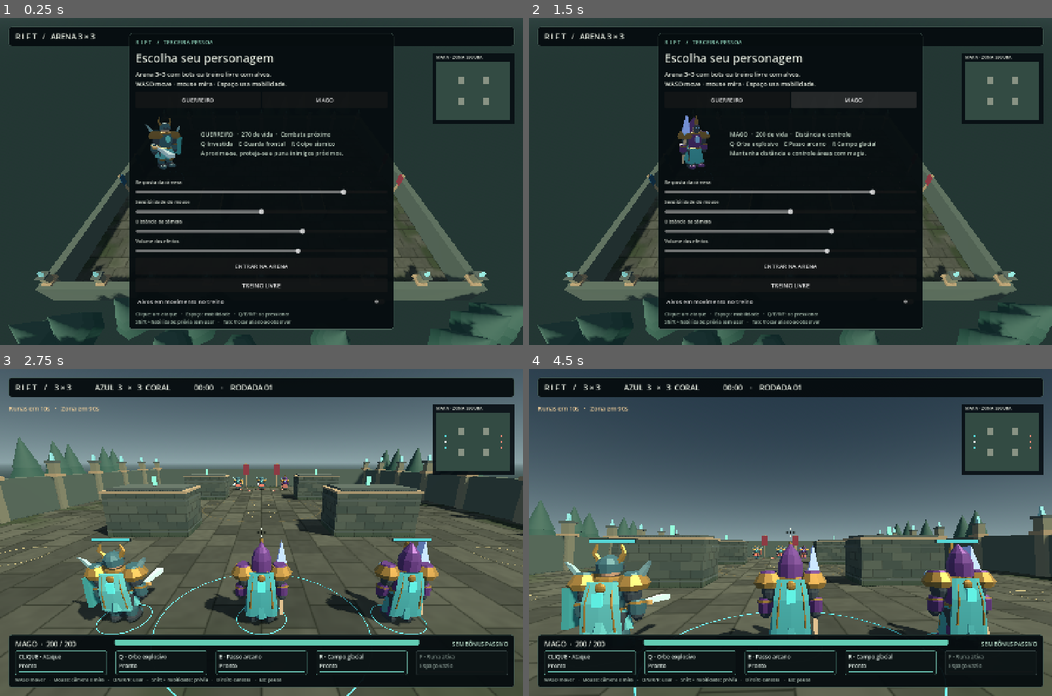
Above: before the commit, frames 1-4 (two rows, left to right).
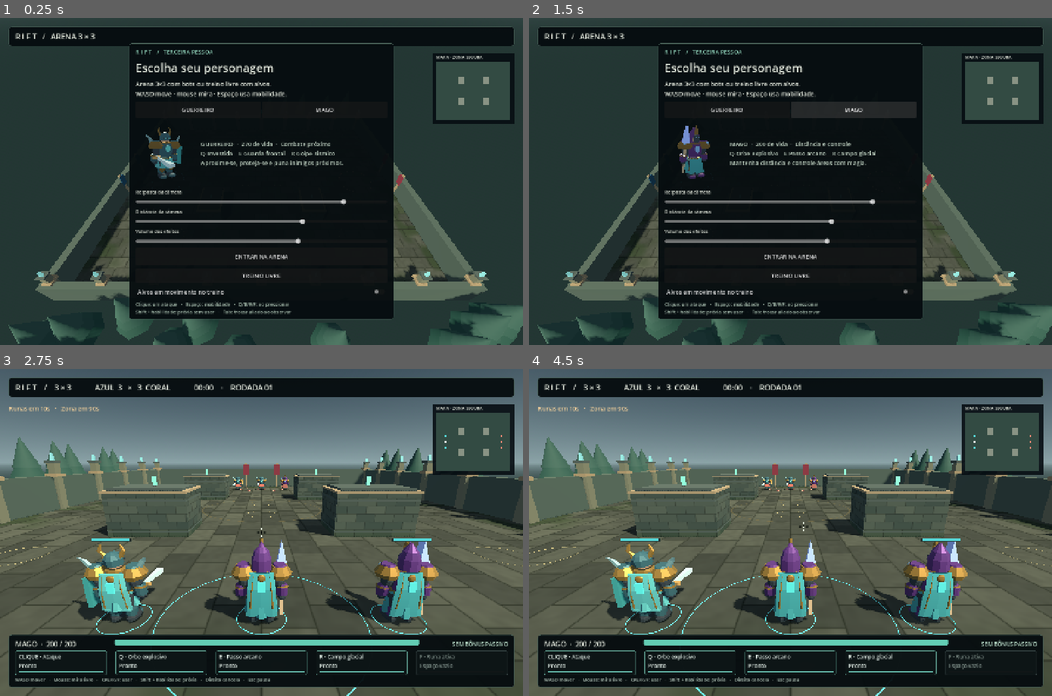
Above: after the commit, the same moments.

Repository: eduardo-aop/JoguinhoO
Game: Godot game, scene res://scenes/arena.tscn
Two runs of this game, one before a commit and one after it. Both use one fixed random seed, a clock stepped at 60 frames per second and the inputs below.
Inputs (mouse positions are in pixels of both pictures, inside the frame that each line leads up to):
- Up to frame 1 (0.25 s): no input
- Up to frame 2 (1.5 s): click "GUERREIRO" at 0.5 s; click "MAGO" at 1.25 s
- Up to frame 3 (2.75 s): click "ENTRAR NA ARENA" at 2 s
- Up to frame 4 (4.5 s): tap Enter at 2.75 s; move the mouse to (816, 532) at 2.77 s; hold W (move_forward) from 2.78 s (still down); tap E at 2.85, 3.8 s; click (816, 532) at 2.92 s; tap Space at 3.02, 3.77 s; move the mouse to (764, 532) at 3.52 s; tap Shift at 3.6 s; click (764, 532) at 3.67 s; move the mouse to (800, 525) at 4.27 s; tap Q at 4.35 s; click (800, 525) at 4.42 s

The runs differ from the first frame. In frame 1, 8.8% of the frame differs, in the area x 24-76%, y 4-96%; in frame 2, 10%; in frame 3, 0.3%; in frame 4, 56%, in the area x 0-100%, y 0-100%.

Commit message:
fix: libera cursor para mirar sem girar a camera

Diff:
--- /dev/null
+++ b/docs/validacao-cursor-livre/report.json
@@ -0,0 +1,204 @@
+{
+  "generated_utc": "2026-09-11T18:38:31.425509+00:00",
+  "project": "JoguinhoO",
+  "tests": [
+    {
+      "name": "hazard_response",
+      "checks": 12,
+      "failures": 0,
+      "exit_code": 0,
+      "script_errors": false,
+      "unexpected_errors": [],
+      "environment_warnings": [
+        "ERROR: Failed to open 'user://logs/godot2026-09-11T15.38.31.log'.",
+        "ERROR: Failed to open log file for writing: user://logs/godot.log",
+        "ERROR: Condition \"ret != noErr\" is true. Returning: \"\""
+      ],
+      "passed": true
+    },
+    {
+      "name": "quickcast",
+      "checks": 29,
+      "failures": 0,
+      "exit_code": 0,
+      "script_errors": false,
+      "unexpected_errors": [],
+      "environment_warnings": [
+        "ERROR: Failed to open 'user://logs/godot2026-09-11T15.38.31.log'.",
+        "ERROR: Failed to open log file for writing: user://logs/godot.log",
+        "ERROR: Condition \"ret != noErr\" is true. Returning: \"\""
+      ],
+      "passed": true
+    },
+    {
+      "name": "brawler",
+      "checks": 25,
+      "failures": 0,
+      "exit_code": 0,
+      "script_errors": false,
+      "unexpected_errors": [],
+      "environment_warnings": [
+        "ERROR: Failed to open 'user://logs/godot2026-09-11T15.38.32.log'.",
+        "ERROR: Failed to open log file for writing: user://logs/godot.log",
+        "ERROR: Condition \"ret != noErr\" is true. Returning: \"\""
+      ],
+      "passed": true
+    },
+    {
+      "name": "suite",
+      "checks": 67,
+      "failures": 0,
+      "exit_code": 0,
+      "script_errors": false,
+      "unexpected_errors": [],
+      "environment_warnings": [
+        "ERROR: Failed to open 'user://logs/godot2026-09-11T15.38.32.log'.",
+        "ERROR: Failed to open log file for writing: user://logs/godot.log",
+        "ERROR: Condition \"ret != noErr\" is true. Returning: \"\""
+      ],
+      "passed": true
+    },
+    {
+      "name": "polish",
+      "checks": 20,
+      "failures": 0,
+      "exit_code": 0,
+      "script_errors": false,
+      "unexpected_errors": [],
+      "environment_warnings": [
+        "ERROR: Failed to open 'user://logs/godot2026-09-11T15.38.34.log'.",
+        "ERROR: Failed to open log file for writing: user://logs/godot.log",
+        "ERROR: Condition \"ret != noErr\" is true. Returning: \"\""
+      ],
+      "passed": true
+    },
+    {
+      "name": "control",
+      "checks": 19,
+      "failures": 0,
+      "exit_code": 0,
+      "script_errors": false,
+      "unexpected_errors": [],
+      "environment_warnings": [
+        "ERROR: Failed to open 'user://logs/godot2026-09-11T15.38.35.log'.",
+        "ERROR: Failed to open log file for writing: user://logs/godot.log",
+        "ERROR: Condition \"ret != noErr\" is true. Returning: \"\""
+      ],
+      "passed": true
+    },
+    {
+      "name": "survival_camera",
+      "checks": 21,
+      "failures": 0,
+      "exit_code": 0,
+      "script_errors": false,
+      "unexpected_errors": [],
+      "environment_warnings": [
+        "ERROR: Failed to open 'user://logs/godot2026-09-11T15.38.35.log'.",
+        "ERROR: Failed to open log file for writing: user://logs/godot.log",
+        "ERROR: Condition \"ret != noErr\" is true. Returning: \"\""
+      ],
+      "passed": true
+    },
+    {
+      "name": "input_and_stress",
+      "checks": 26,
+      "failures": 0,
+      "exit_code": 0,
+      "script_errors": false,
+      "unexpected_errors": [],
+      "environment_warnings": [
+        "ERROR: Failed to open 'user://logs/godot2026-09-11T15.38.35.log'.",
+        "ERROR: Failed to open log file for writing: user://logs/godot.log",
+        "ERROR: Condition \"ret != noErr\" is true. Returning: \"\""
+      ],
+      "passed": true
+    },
+    {
+      "name": "attack_timing",
+      "checks": 6,
+      "failures": 0,
+      "exit_code": 0,
+      "script_errors": false,
+      "unexpected_errors": [],
+      "environment_warnings": [
+        "ERROR: Failed to open 'user://logs/godot2026-09-11T15.38.43.log'.",
+        "ERROR: Failed to open log file for writing: user://logs/godot.log",
+        "ERROR: Condition \"ret != noErr\" is true. Returning: \"\""
+      ],
+      "passed": true
+    },
+    {
+      "name": "effects",
+      "checks": 18,
+      "failures": 0,
+      "exit_code": 0,
+      "script_errors": false,
+      "unexpected_errors": [],
+      "environment_warnings": [
+        "ERROR: Failed to open 'user://logs/godot2026-09-11T15.38.43.log'.",
+        "ERROR: Failed to open log file for writing: user://logs/godot.log",
+        "ERROR: Condition \"ret != noErr\" is true. Returning: \"\""
+      ],
+      "passed": true
+    },
+    {
+      "name": "tactics",
+      "checks": 8,
+      "failures": 0,
+      "exit_code": 0,
+      "script_errors": false,
+      "unexpected_errors": [],
+      "environment_warnings": [
+        "ERROR: Failed to open 'user://logs/godot2026-09-11T15.38.44.log'.",
+        "ERROR: Failed to open log file for writing: user://logs/godot.log",
+        "ERROR: Condition \"ret != noErr\" is true. Returning: \"\""
+      ],
+      "passed": true
+    },
+    {
+      "name": "telemetry",
+      "checks": 7,
+      "failures": 0,
+      "exit_code": 0,
+      "script_errors": false,
+      "unexpected_errors": [],
+      "environment_warnings": [
+        "ERROR: Failed to open 'user://logs/godot2026-09-11T15.38.44.log'.",
+        "ERROR: Failed to open log file for writing: user://logs/godot.log",
+        "ERROR: Condition \"ret != noErr\" is true. Returning: \"\""
+      ],
+      "passed": true
+    },
+    {
+      "name": "dash_timing",
+      "checks": 6,
+      "failures": 0,
+      "exit_code": 0,
+      "script_errors": false,
+      "unexpected_errors": [],
+      "environment_warnings": [
+        "ERROR: Failed to open 'user://logs/godot2026-09-11T15.38.44.log'.",
+        "ERROR: Failed to open log file for writing: user://logs/godot.log",
+        "ERROR: Condition \"ret != noErr\" is true. Returning: \"\""
+      ],
+      "passed": true
+    },
+    {
+      "name": "hitbox",
+      "checks": 8,
+      "failures": 0,
+      "exit_code": 0,
+      "script_errors": false,
+      "unexpected_errors": [],
+      "environment_warnings": [
+        "ERROR: Failed to open 'user://logs/godot2026-09-11T15.38.44.log'.",
+        "ERROR: Failed to open log file for writing: user://logs/godot.log",
+        "ERROR: Condition \"ret != noErr\" is true. Returning: \"\""
+      ],
+      "passed": true
+    }
+  ],
+  "checks": 272,
+  "passed": true
+}
--- a/scripts/arena.gd
+++ b/scripts/arena.gd
@@ -189,7 +189,7 @@
 	countdown = -1.0 if skip_countdown else 3.0
 	active = skip_countdown
 	hud.close_menu()
-	Input.mouse_mode = Input.MOUSE_MODE_CAPTURED
+	Input.mouse_mode = Input.MOUSE_MODE_VISIBLE
 
 func _physics_process(dt: float) -> void:
 	if countdown >= 0:
--- a/scripts/camera_rig.gd
+++ b/scripts/camera_rig.gd
@@ -26,9 +26,9 @@
 	snap_to_actor()
 
 func _input(event: InputEvent) -> void:
-	if get_tree().paused or Input.mouse_mode != Input.MOUSE_MODE_CAPTURED: return
-	if event is InputEventMouseMotion:
-		look(event.screen_relative)
+	if get_tree().paused: return
+	if event is InputEventMouseMotion or event is InputEventMouseButton:
+		cursor_position = event.position.clamp(Vector2.ZERO,get_viewport().get_visible_rect().size)
 
 func look(delta: Vector2) -> void:
 	yaw = wrapf(yaw-delta.x*settings.mouse_sensitivity,-PI,PI)
@@ -56,7 +56,6 @@
 func _physics_process(dt: float) -> void:
 	if not is_instance_valid(actor): return
 	global_position = global_position.lerp(follow_target(),1.0-exp(-settings.camera_follow_speed*dt))
-	cursor_position = get_viewport().get_visible_rect().size*.5
 	update_collision(dt)
 
 func update_collision(dt: float) -> void:
@@ -86,10 +85,10 @@
 	return hit if hit != null else Vector3.INF
 
 func cursor_ground() -> Vector3:
-	return ground_at(get_viewport().get_visible_rect().size*.5)
+	return ground_at(cursor_position)
 
 func aim_query(max_distance: float = 100.0) -> Dictionary:
-	return aim_at(get_viewport().get_visible_rect().size*.5,max_distance)
+	return aim_at(cursor_position,max_distance)
 
 func aim_at(screen: Vector2, max_distance: float = 100.0) -> Dictionary:
 	var origin := camera.project_ray_origin(screen)
--- a/scripts/fighter.gd
+++ b/scripts/fighter.gd
@@ -130,6 +130,7 @@
 	if not arena.active:
 		return
 	if event is InputEventMouseButton and event.pressed:
+		arena.rig.cursor_position = event.position.clamp(Vector2.ZERO,get_viewport().get_visible_rect().size)
 		refresh_cursor_aim()
 		if event.button_index == MOUSE_BUTTON_LEFT:
 			request_basic()
--- a/scripts/hud.gd
+++ b/scripts/hud.gd
@@ -158,7 +158,7 @@
 		recharge.add_theme_stylebox_override("fill",charge_style)
 		content.add_child(recharge)
 		skill_bars.append(recharge)
-	rows.add_child(label("WASD mover   ·   Mouse: câmera e mira   ·   Q/E/R/F: usar   ·   Shift + habilidade: prévia   ·   Direito cancela   ·   Esc pausa",13,Color("aec0b5")))
+	rows.add_child(label("WASD mover   ·   Mouse: mira livre   ·   Q/E/R/F: usar   ·   Shift + habilidade: prévia   ·   Direito cancela   ·   Esc pausa",13,Color("aec0b5")))
 	reticle = Control.new()
 	root.add_child(reticle)
 	reticle.set_anchors_and_offsets_preset(Control.PRESET_TOP_LEFT)
@@ -221,17 +221,6 @@
 		preferences_dirty = true
 		preferences_timer.start())
 	list.add_child(sensitivity)
-	list.add_child(label("Sensibilidade do mouse",13))
-	var mouse := HSlider.new()
-	mouse.min_value = .8
-	mouse.max_value = 4
-	mouse.step = .1
-	mouse.value = arena.settings.mouse_sensitivity*1000
-	mouse.value_changed.connect(func(value: float):
-		arena.settings.mouse_sensitivity = value/1000
-		preferences_dirty = true
-		preferences_timer.start())
-	list.add_child(mouse)
 	list.add_child(label("Distância da câmera",13))
 	var distance := HSlider.new()
 	distance.min_value = 3.5
@@ -335,7 +324,7 @@
 
 func resume_game() -> void:
 	close_menu()
-	Input.mouse_mode = Input.MOUSE_MODE_CAPTURED
+	Input.mouse_mode = Input.MOUSE_MODE_VISIBLE
 
 func show_result(reason: String) -> void:
 	title.text = arena.result
--- a/tests/brawler_preview.gd
+++ b/tests/brawler_preview.gd
@@ -12,6 +12,12 @@
 	game.hud.moving_targets_option.button_pressed = true
 	game.start_round("mage",true,true)
 	game.rig.aim_toward(Vector3(1,1.2,-2))
+	var motion := InputEventMouseMotion.new()
+	motion.position = get_viewport().get_visible_rect().size*.5+Vector2(120,35)
+	motion.screen_relative = Vector2(120,35)
+	var original_rotation := game.rig.rotation
+	get_viewport().push_input(motion,true)
+	print("FREE_CURSOR_NATIVE visible=",Input.mouse_mode == Input.MOUSE_MODE_VISIBLE," camera_stable=",game.rig.rotation == original_rotation," cursor=",game.rig.cursor_position)
 	await capture("res://work/brawler-training.png")
 	var preview := InputEventKey.new()
 	preview.physical_keycode = KEY_R
--- a/tests/survival_camera.gd
+++ b/tests/survival_camera.gd
@@ -44,7 +44,18 @@
 	check(rig.aim_query().collider == enemy,"center ray targets visible enemy")
 	var old_cursor := rig.cursor_position
 	rig.cursor_position = Vector2.ZERO
-	check(rig.aim_query().collider == enemy,"screen cursor cannot shift centered aim")
+	check(rig.aim_query().collider != enemy,"moving cursor changes target away from center")
+	rig.cursor_position = old_cursor
+	var mouse := InputEventMouseMotion.new()
+	mouse.position = old_cursor+Vector2(120,20)
+	mouse.screen_relative = Vector2(120,20)
+	var rotation_before := rig.rotation
+	root.push_input(mouse,true)
+	check(rig.cursor_position == mouse.position and rig.rotation == rotation_before,"mouse moves free cursor without rotating camera")
+	rig._physics_process(1.0/60)
+	check(rig.cursor_position == mouse.position,"camera follow does not recenter cursor")
+	p.refresh_cursor_aim()
+	check(absf(p.rotation.y) > .01,"character faces off-center cursor")
 	rig.cursor_position = old_cursor
 	var wall := TrainingVisuals.box(game,Vector3(4,5,.4),Vector3(0,2,2.5),Color.WHITE,true)
 	await frames(3)
@@ -64,7 +75,7 @@
 	check(Input.mouse_mode == Input.MOUSE_MODE_VISIBLE,"pause releases mouse")
 	game.hud.resume_game()
 	if DisplayServer.get_name() != "headless":
-		check(Input.mouse_mode == Input.MOUSE_MODE_CAPTURED,"resume captures mouse")
+		check(Input.mouse_mode == Input.MOUSE_MODE_VISIBLE,"resume keeps cursor free")
 	game.cycle_spectator()
 	check(rig.actor == game.spectator and rig.position.is_equal_approx(rig.follow_target()),"spectator repositions camera")
 	game.queue_free()
Not shown, changed: AGENTS.md
Not shown, changed: README.md
Not shown, changed: docs/CAMERA-TERCEIRA-PESSOA.md
Not shown, changed: docs/GUIA-DE-TESTE.md
Not shown, added: docs/validacao-cursor-livre/attack_timing.log
Not shown, added: docs/validacao-cursor-livre/brawler.log
Not shown, added: docs/validacao-cursor-livre/control.log
Not shown, added: docs/validacao-cursor-livre/dash_timing.log
Not shown, added: docs/validacao-cursor-livre/effects.log
Not shown, added: docs/validacao-cursor-livre/hazard_response.log
Not shown, added: docs/validacao-cursor-livre/hitbox.log
Not shown, added: docs/validacao-cursor-livre/input_and_stress.log
(and 6 more such lines)
